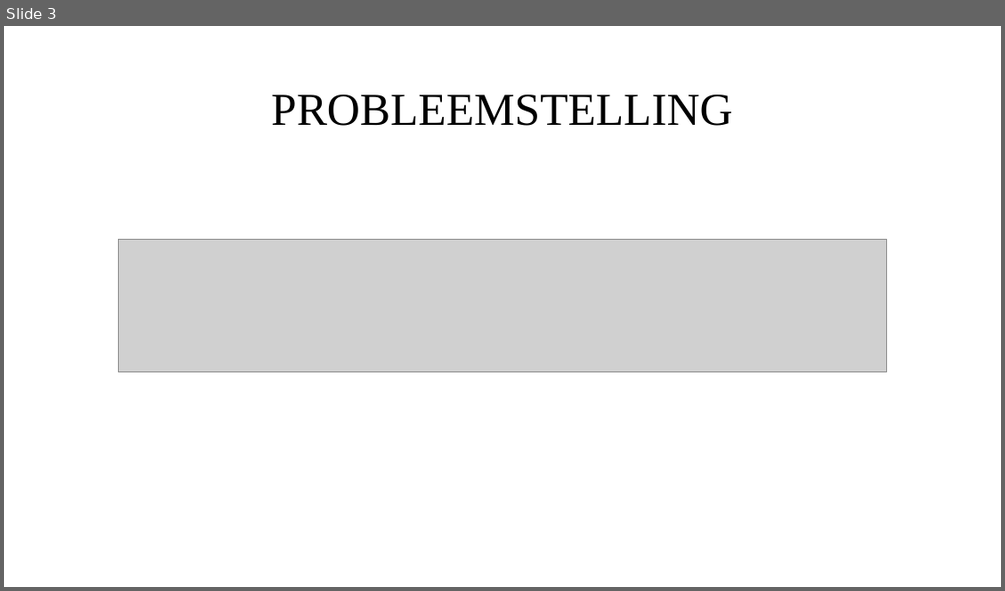
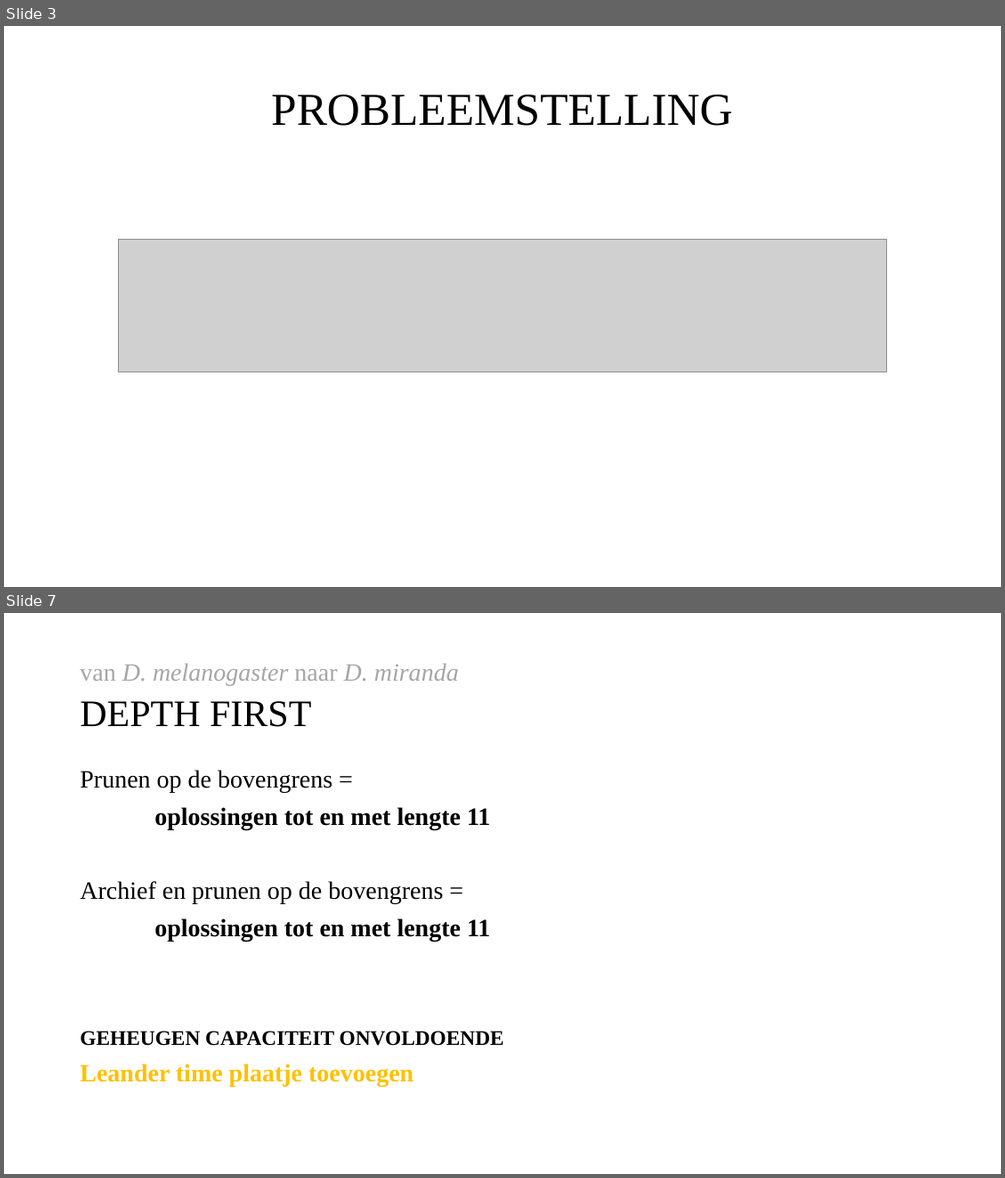
Before and after one commit to Leanderrr/fruitvliegen, a slide deck: verslaglegging en presentaties/Powerpont 1.pptx. Shown one above the other, each under a label of ours: slide 3 before the commit, slides 3 and 7 after it; the slides between them are not shown. The pictures are 1005x591 and 1005x1178 pixels, drawn with LibreOffice and Linux fonts; fonts in the diff are those of the drawing; grey boxes stand for pictures. Boxes give left, top, right and bottom in pixels: in the first picture for what was removed or moved away, otherwise in the second. Text is boxed around its words. In the diff, an @@ line names an element or a change of style, - is before the commit and + after.

```diff
--- a/verslaglegging en presentaties/Powerpont 1.pptx
+++ b/verslaglegging en presentaties/Powerpont 1.pptx
@@ slide 7 added at bbox=[4, 613, 1001, 1174], background #FFFFFF @@
@@ text added at bbox=[80, 664, 459, 727], 24 pt, text #A6A6A6, italic @@
+van D. melanogaster naar D. miranda
+DEPTH FIRST
@@ text added at bbox=[80, 770, 504, 1086], 24 pt, text #000000, bold @@
+Prunen op de bovengrens =
+oplossingen tot en met lengte 11
+Archief en prunen op de bovengrens =
+oplossingen tot en met lengte 11
+GEHEUGEN CAPACITEIT ONVOLDOENDE
+Leander time plaatje toevoegen
```
Also in this commit, not shown: 5 slides changed, 4 other slides added, 3 slides removed, 1 other file.
